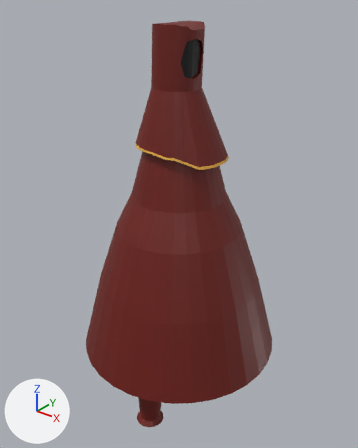
A saved change to the Blender file Assets/Models/BlendFilesAndUnfinished/UnfinishedPlayer.blend.
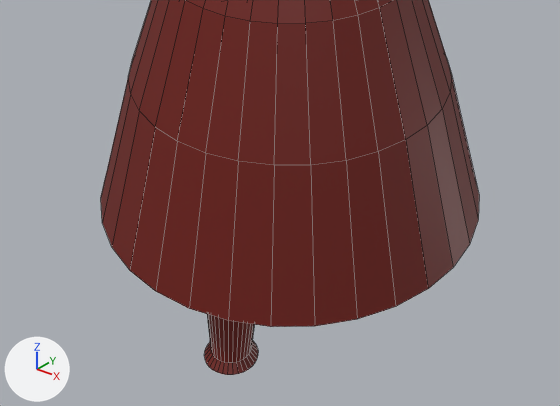
Old and new are each drawn whole from a camera (50 mm lens) standing at (5.26, -5.6, 7.24) and looking at (0.71, 0.09, 3.71) and again close up on the part from 10% to 87% of the width and 54% to 99% of the height. Lighting does not change. The marker at lower left points along +X, +Y and +Z. The close-ups show mesh edges as thin lines.

The scene before the commit, as lines of its bpy script (objects in view):
```python
me_cylinder = bpy.data.meshes.new('Cylinder')
me_cylinder.from_pydata(...)  # 568 vertices, 478 faces; spans x -1.65..1.65, y -1.65..1.65, z -3.62..2.97
# faces by material slot: [440, 6, 32]
me_cylinder.materials.append(mat_material_002)  # dark red #6e180e
me_cylinder.materials.append(mat_material_003)  # black #000000
me_cylinder.materials.append(mat_material_004)  # orange #e7ab44
ob_cylinder = bpy.data.objects.new('Cylinder', me_cylinder)
ob_cylinder.location = (0.78, 0.0, 3.8)
```
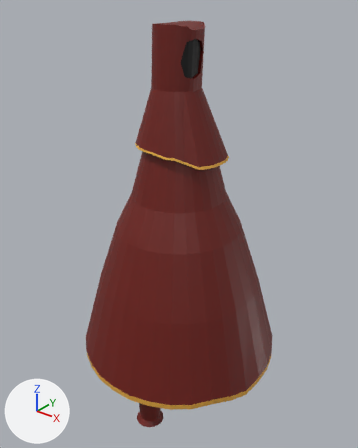
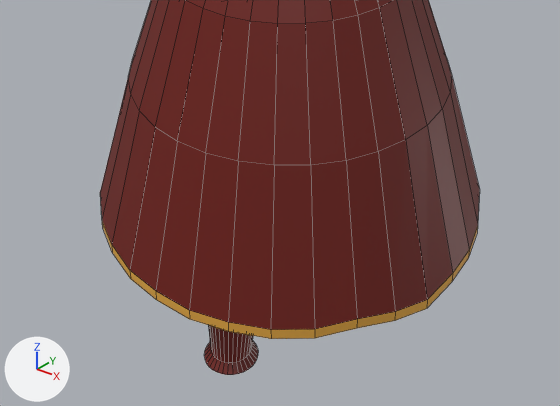
Where the change shows, as pixel boxes (x1, y1, x2, y2) in the close-ups (560 x 406 px):
'Cylinder', reshaped
    before: (101, 0, 479, 375)
    after: (100, 0, 480, 375)
part 1 of me_cylinder, built on
    before: (101, 75, 479, 327)
    after: (100, 75, 480, 339)

The change in detail:
me_cylinder is used by ob_cylinder; location (0.78, 0.0, 3.8).
me_cylinder had 568 vertices, 478 faces and spanned x -1.65..1.65, y -1.65..1.65, z -3.62..2.97.
me_cylinder now has 600 vertices, 510 faces and spans x -1.65..1.65, y -1.65..1.65, z -3.62..2.97.
Part 1, on me_cylinder:
1 face is deleted.
6 vertices in x -1.37..1.17, y 0.92..1.62, z -2.22 move by (0.0, 0.0, -0.02).
4 vertices in x -1.17..1.37, y -1.17..1.52, z -2.22 move by (0.0, 0.0, 0.06).
4 vertices in x -1.52..1.17, y -1.37..-0.63, z -2.22 move by (0.0, 0.0, -0.03).
4 vertices in x -1.65..-0.63, y -1.52..0.0, z -2.22 move by (0.0, 0.0, 0.03).
3 vertices in x 1.52..1.65, y 0.0..0.63, z -2.22 move by (0.0, 0.0, -0.06).
3 vertices in x -1.62..1.52, y -0.63..0.63, z -2.22 move by (0.0, 0.0, -0.05).
3 vertices move from x 0.32..1.62, y -1.62..-0.32, z -2.22 to x 0.32..1.62, y -1.62..-0.32, z -2.33..-2.23.
4 vertices are added at (0.92, 1.37, -2.34), (1.17, 1.17, -2.34), (0.63, -1.52, -2.33), (0.32, -1.62, -2.33).
28 new vertices lie (0.0, 0.0, -0.09) away from vertices in x -1.65..1.65, y -1.65..1.65, z -2.22.
32 new faces join them, mat_material_004 (orange #e7ab44).
1 new face joins them, mat_material_002 (dark red #6e180e).
